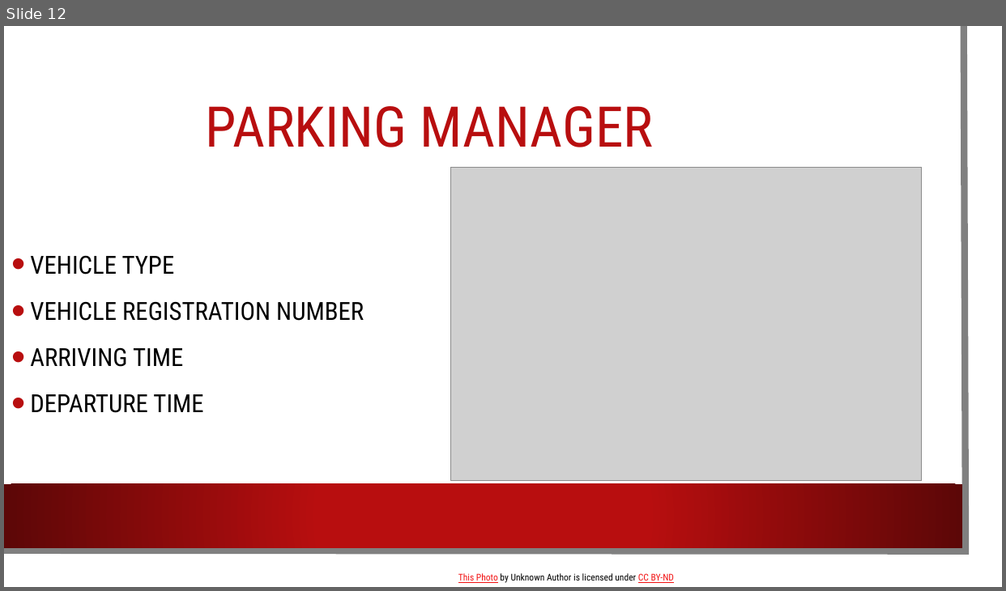
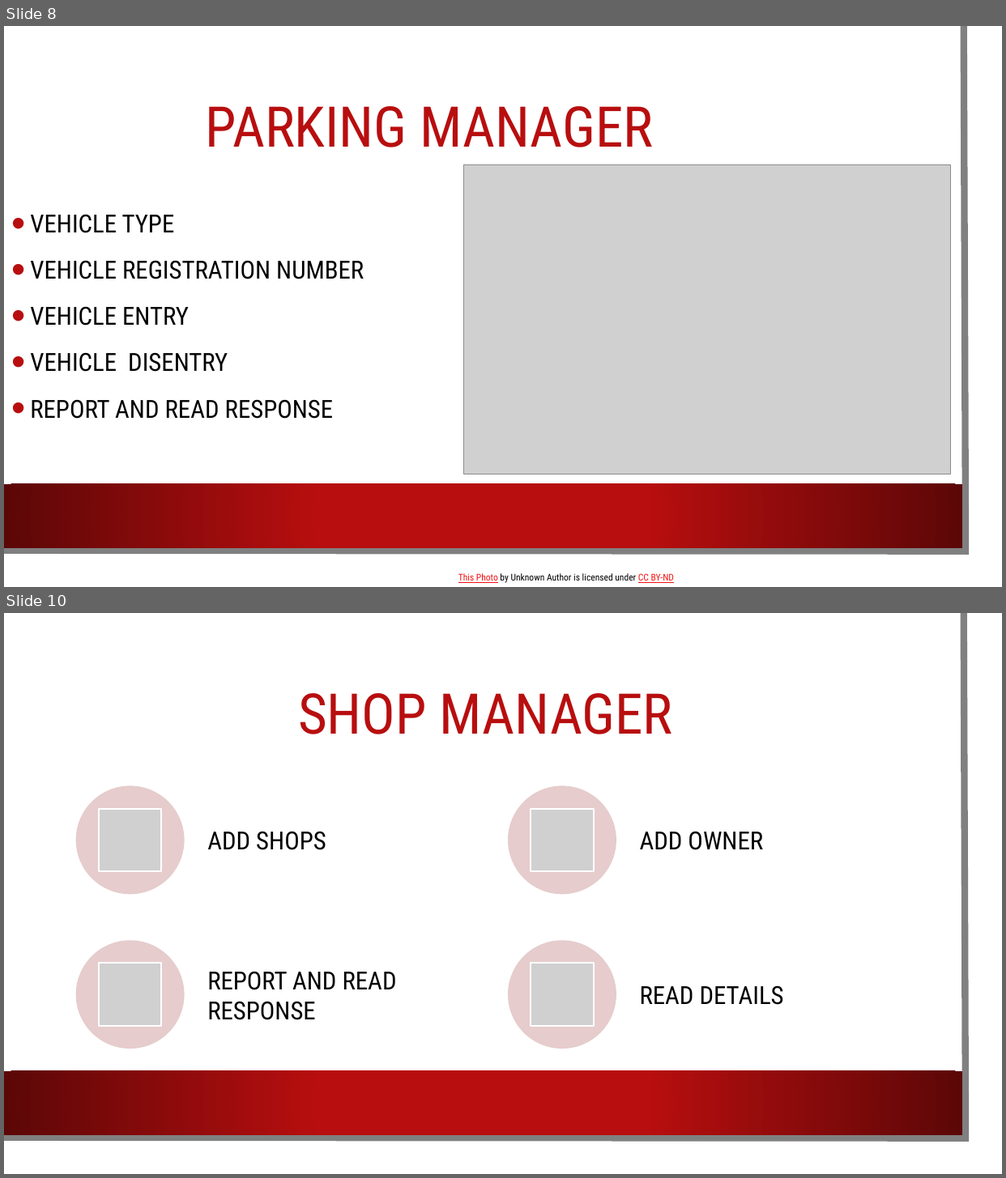
Before and after one commit to SyedKifayat1/OppFinalProject, a slide deck: Opp Project.pptx. Shown one above the other, each under a label of ours: slide 12 before the commit, slides 8 and 10 after it; the slides between them are not shown. The pictures are 1006x591 and 1006x1178 pixels, drawn with LibreOffice and Linux fonts; fonts in the diff are those of the drawing; grey boxes stand for pictures; background and template pictures are left out. Boxes give left, top, right and bottom in pixels: in the first picture for what was removed or moved away, otherwise in the second. Text is boxed around its words. In the diff, an @@ line names an element or a change of style, - is before the commit and + after.

```diff
--- a/Opp Project.pptx
+++ b/Opp Project.pptx
@@ slide 10 added at bbox=[4, 613, 1002, 1174], background picture (left out); not listed: 3 template elements that a slide beside it also shows @@
@@ title added at bbox=[298, 693, 673, 735], 54 pt, text #B80E0F @@
+SHOP MANAGER
@@ group added at bbox=[76, 786, 784, 1049]: 4 ellipses, 4 pictures, 4 texts @@
+ADD SHOPS
+ADD OWNER
+REPORT AND READ RESPONSE
+READ DETAILS
@@ what was slide 12 is now slide 8 @@
@@ slide 8 changed as well @@
@@ picture: place and size @@
-picture at bbox=[451, 168, 922, 482]
+picture at bbox=[463, 165, 950, 475]
@@ text at bbox=[30, 306, 334, 419]: text changed @@
-• ARRIVING TIME
-• DEPARTURE TIME
+• VEHICLE ENTRY
+• VEHICLE DISENTRY
+• REPORT AND READ RESPONSE
```
Also in this commit, not shown: 8 other slides changed, 3 other slides added, 5 slides removed, 45 other files.
